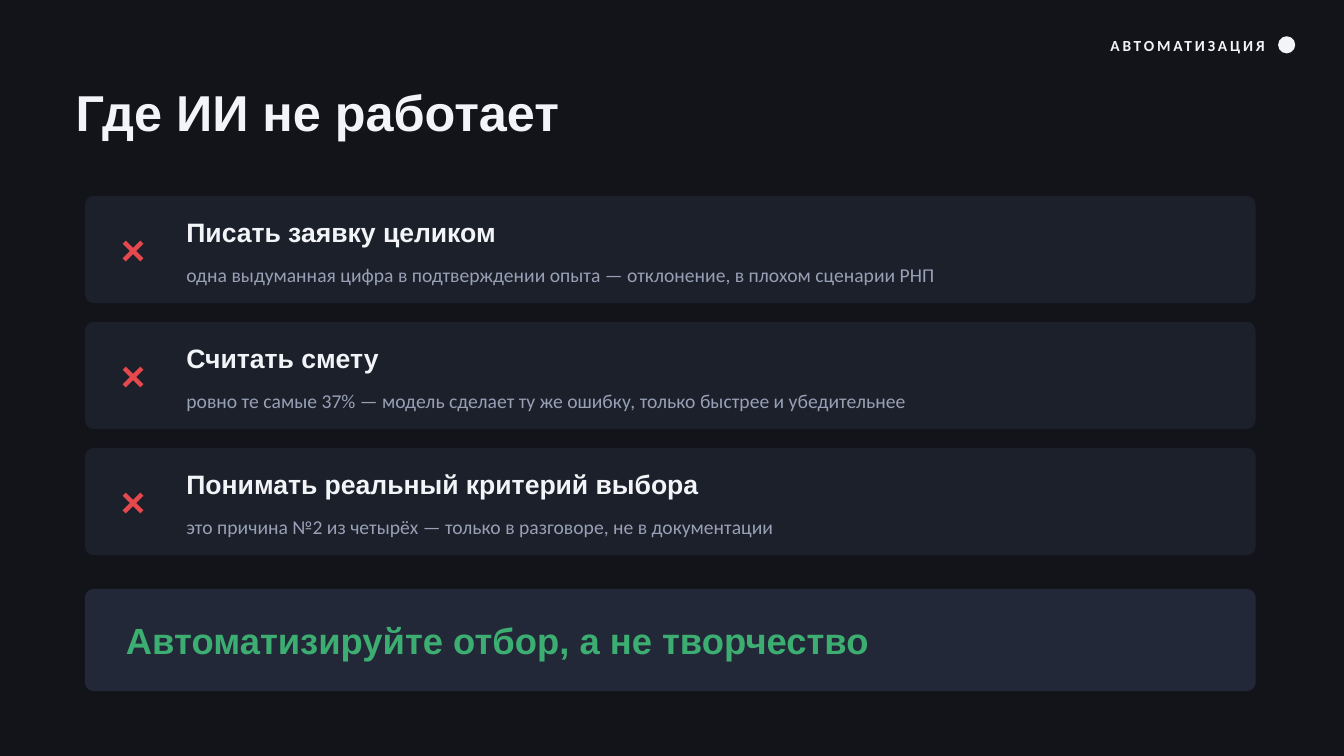
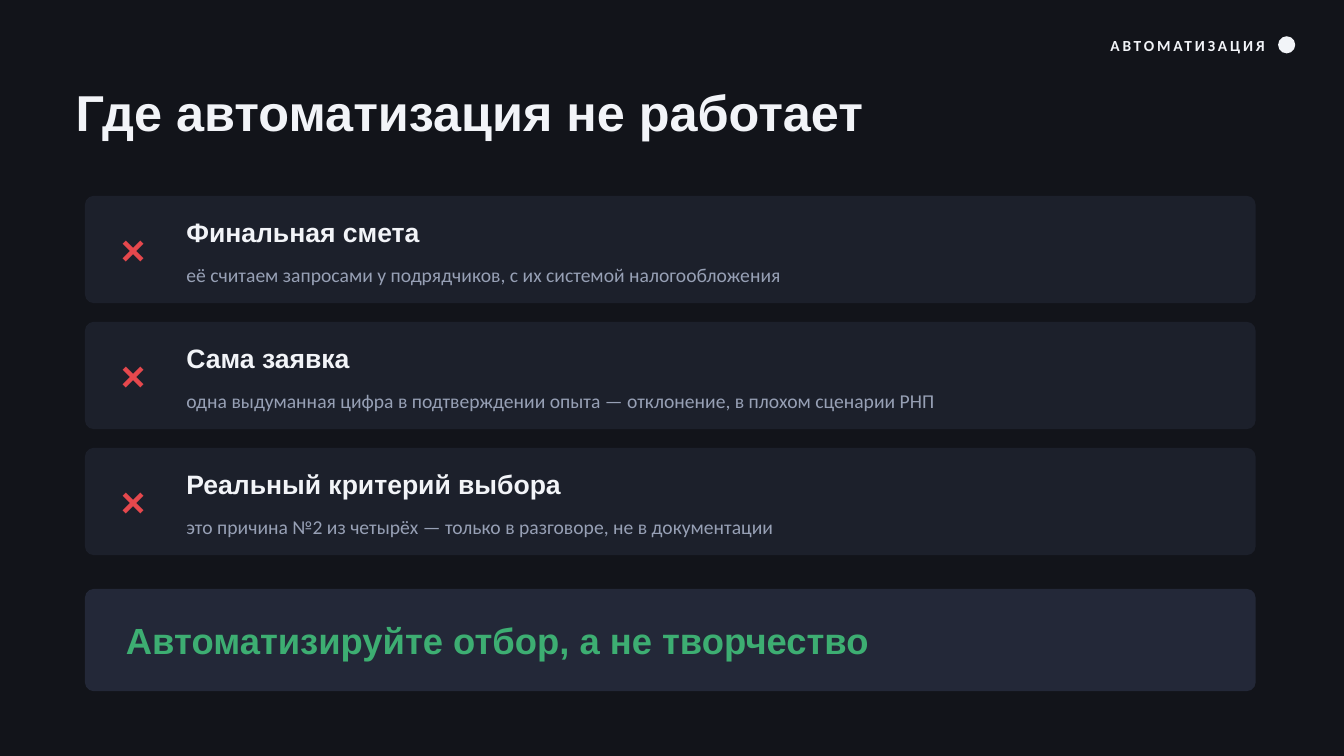
Before and after one commit to t4993408232-collab/analizator-bot, a slide deck: slide 38 of talks/2026-08-06-prodavay-kak-faunder/Как-выигрывать-тендеры.pptx (slide 39 before the commit). Drawn at 1344x756 pixels with LibreOffice and Linux fonts; fonts in the diff are those of the drawing. Boxes give left, top, right and bottom in pixels: in the first picture for what was removed or moved away, otherwise in the second. Text is boxed around its words. In the diff, an @@ line names an element or a change of style, - is before the commit and + after.

```diff
--- a/talks/2026-08-06-prodavay-kak-faunder/Как-выигрывать-тендеры.pptx
+++ b/talks/2026-08-06-prodavay-kak-faunder/Как-выигрывать-тендеры.pptx
@@ text at <box>76,94,863,140</box>: text changed @@
-Где ИИ не работает
+Где автоматизация не работает
@@ text at <box>186,223,420,243</box>: text changed @@
-Писать заявку целиком
+Финальная смета
@@ text at <box>186,269,780,285</box>: text changed @@
-одна выдуманная цифра в подтверждении опыта — отклонение, в плохом сценарии РНП
+её считаем запросами у подрядчиков, с их системой налогообложения
@@ text at <box>186,349,349,369</box>: text changed @@
-Считать смету
+Сама заявка
@@ text at <box>186,395,935,411</box>: text changed @@
-ровно те самые 37% — модель сделает ту же ошибку, только быстрее и убедительнее
+одна выдуманная цифра в подтверждении опыта — отклонение, в плохом сценарии РНП
@@ text at <box>186,474,561,499</box>: text changed @@
-Понимать реальный критерий выбора
+Реальный критерий выбора
```
Also in this commit, not shown: 6 other slides changed, 1 slide added, 2 slides removed, 4 other files.
